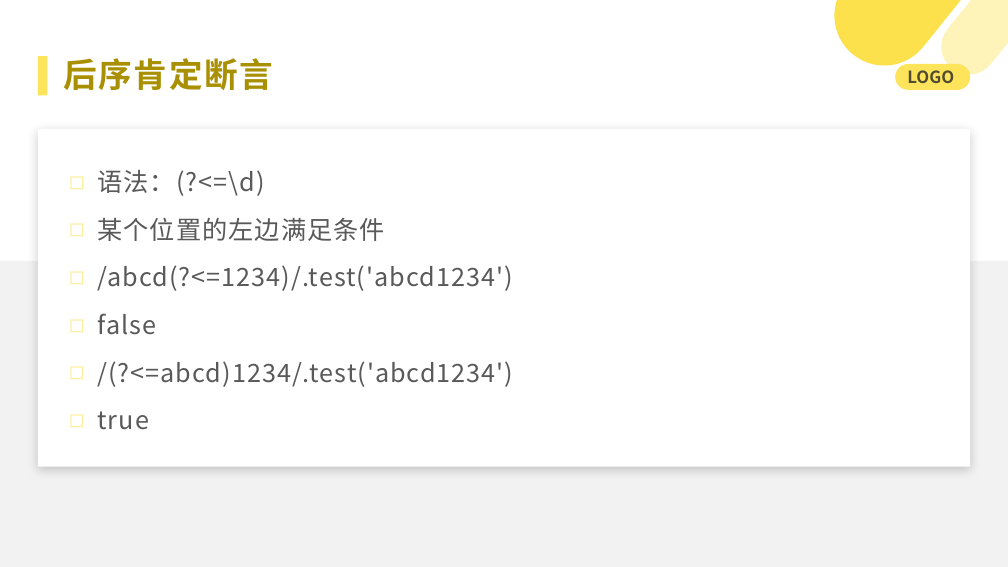
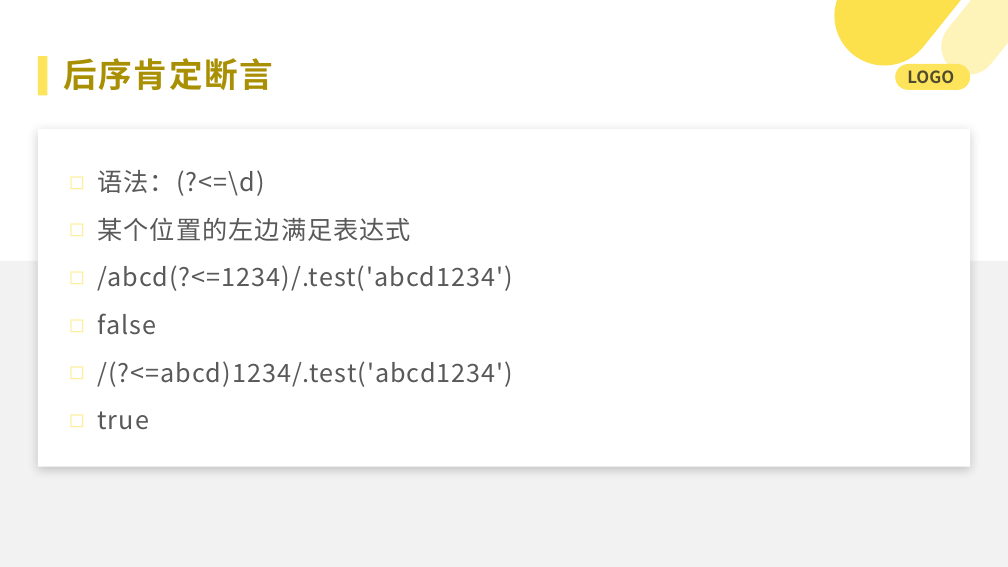
Before and after one commit to 382615666/note, a slide deck: slide 10 of 科普.pptx. Drawn at 1008x567 pixels with LibreOffice and Linux fonts; fonts in the diff are those of the drawing. Boxes give left, top, right and bottom in pixels: in the first picture for what was removed or moved away, otherwise in the second. Text is boxed around its words. In the diff, an @@ line names an element or a change of style, - is before the commit and + after.

```diff
--- a/科普.pptx
+++ b/科普.pptx
@@ text at (97,218,411,241): text changed @@
-◻ 某个位置的左边满足条件
+◻ 某个位置的左边满足表达式
```
Also in this commit, not shown: 10 other slides changed, 8 other files.
